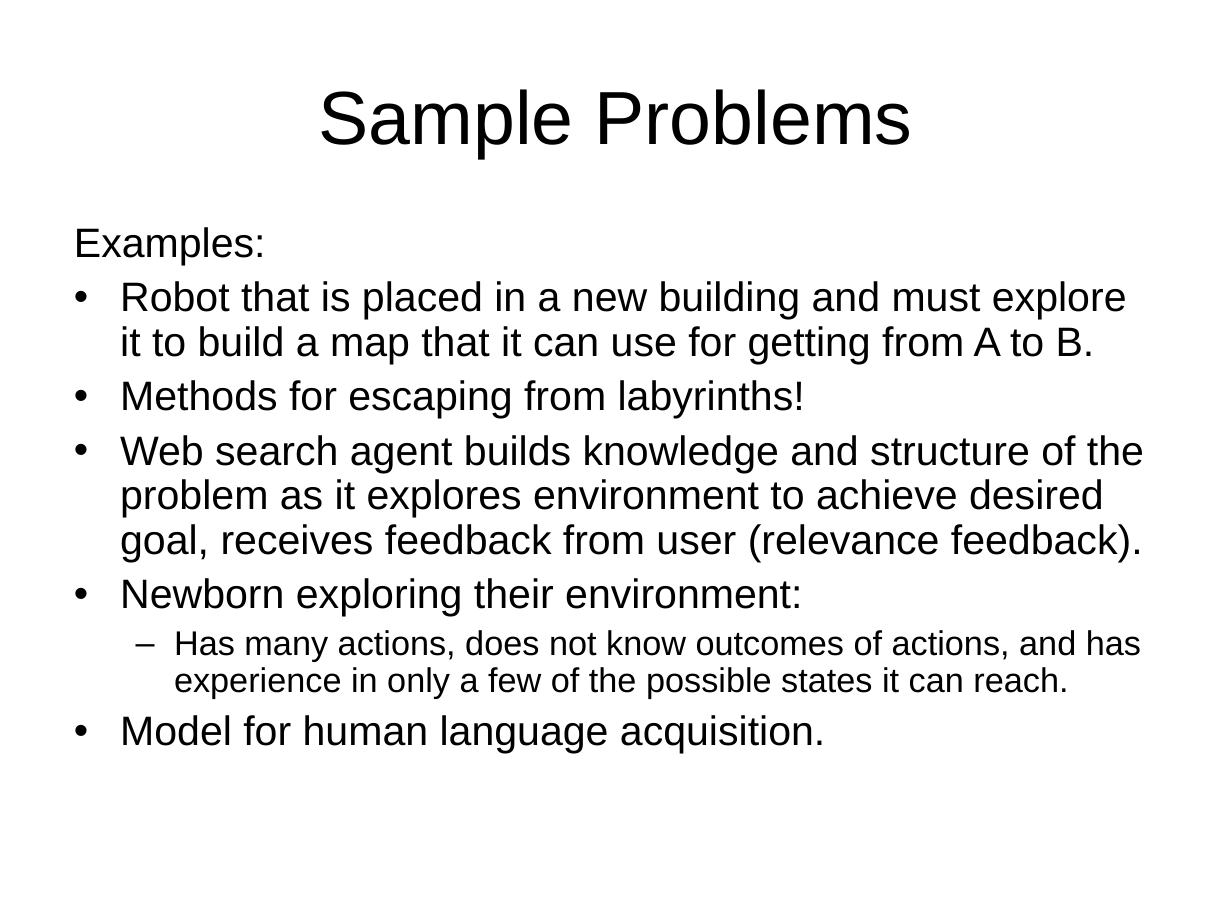
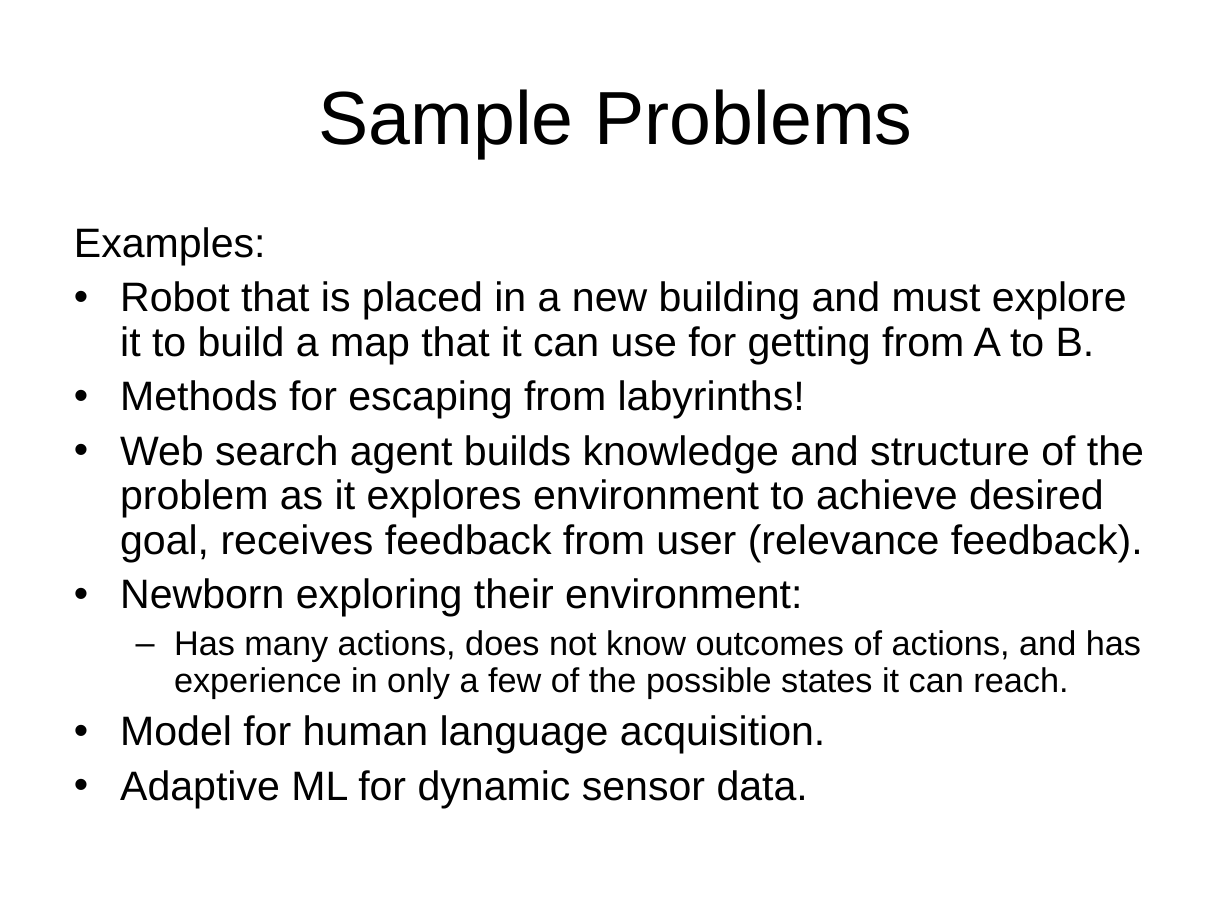
Before and after one commit to jayurbain/artificial-intelligence, a slide deck: slide 6 of slides/m4.5-onlinesearch.ppt. Drawn at 1232x924 pixels with LibreOffice and Linux fonts; fonts in the diff are those of the drawing. Boxes give left, top, right and bottom in pixels: in the first picture for what was removed or moved away, otherwise in the second. Text is boxed around its words. In the diff, an @@ line names an element or a change of style, - is before the commit and + after.

```diff
--- a/slides/m4.5-onlinesearch.ppt
+++ b/slides/m4.5-onlinesearch.ppt
@@ text at bbox=[120, 770, 808, 808]: paragraph added @@
+• Adaptive ML for dynamic sensor data.
```
Also in this commit, not shown: 3 other slides changed, 8 other files.
